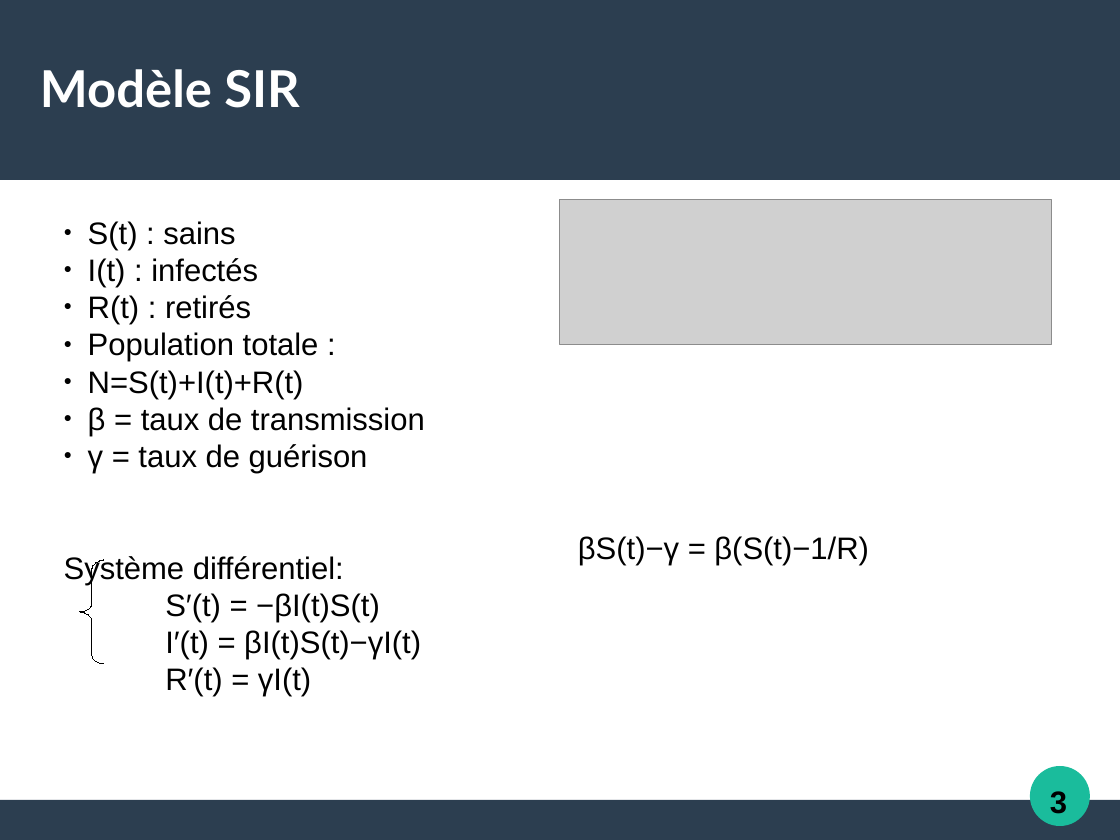
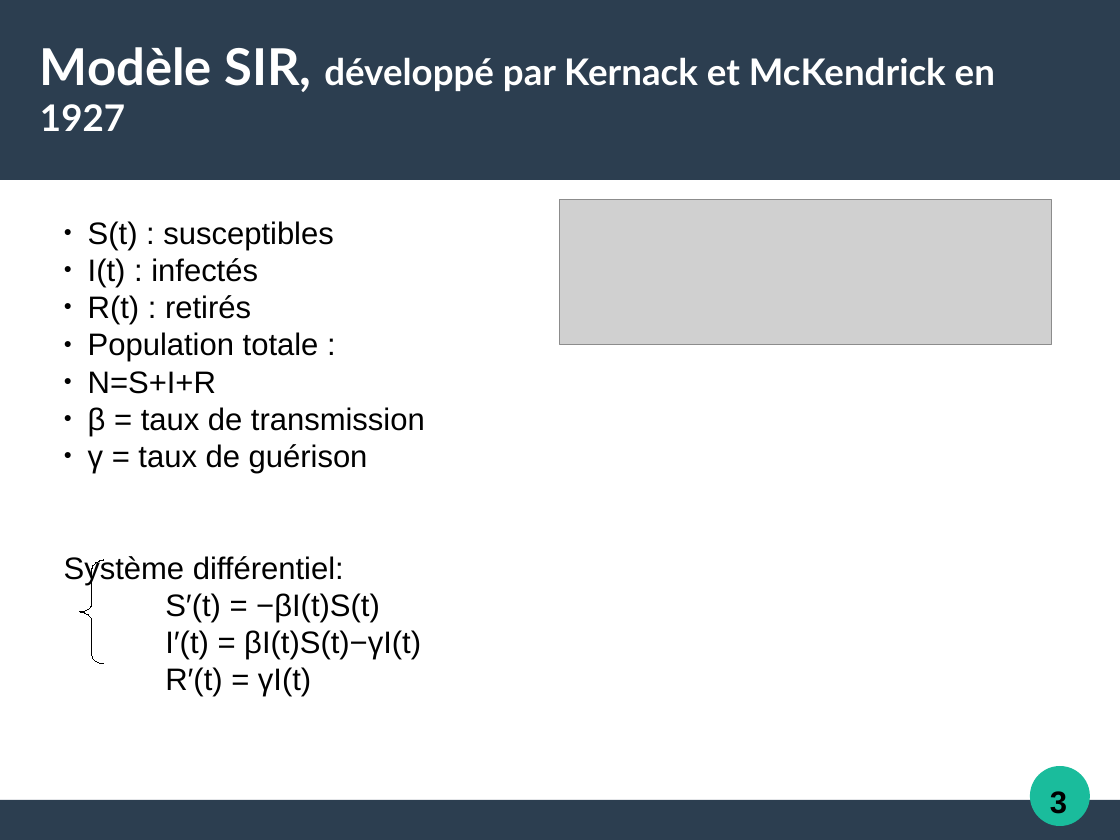
Before and after one commit to Alexia57/TIPE-2021-MP, a slide deck: slide 3 of Tipe_presentation.odp. Drawn at 1120x840 pixels with LibreOffice and Linux fonts; fonts in the diff are those of the drawing; grey boxes stand for pictures. Boxes give left, top, right and bottom in pixels: in the first picture for what was removed or moved away, otherwise in the second. Text is boxed around its words. In the diff, an @@ line names an element or a change of style, - is before the commit and + after.

```diff
--- a/Tipe_presentation.odp
+++ b/Tipe_presentation.odp
@@ title at [40,47,995,131]: text changed; size 36 to 26 pt @@
-Modèle SIR
+Modèle SIR, développé par Kernack et McKendrick en 1927
@@ text at [88,221,334,250]: text changed @@
-● S(t) : sains
+● S(t) : susceptibles
@@ text at [88,371,216,394]: text changed @@
-● N=S(t)+I(t)+R(t)
+● N=S+I+R
@@ text removed at [578,536,869,565] @@
-βS(t)−γ = β(S(t)−1/R)
```
Also in this commit, not shown: 13 other slides changed, 4 slides added, 6 slides removed, 31 other files.
